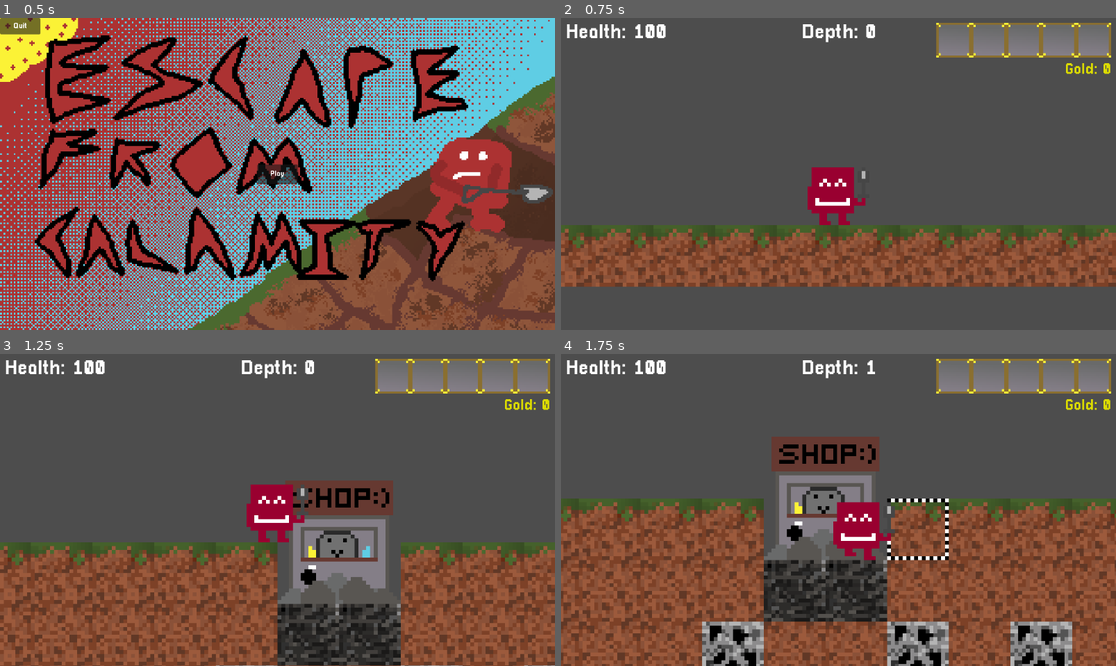
Above: before the commit, frames 1-4 (two rows, left to right).
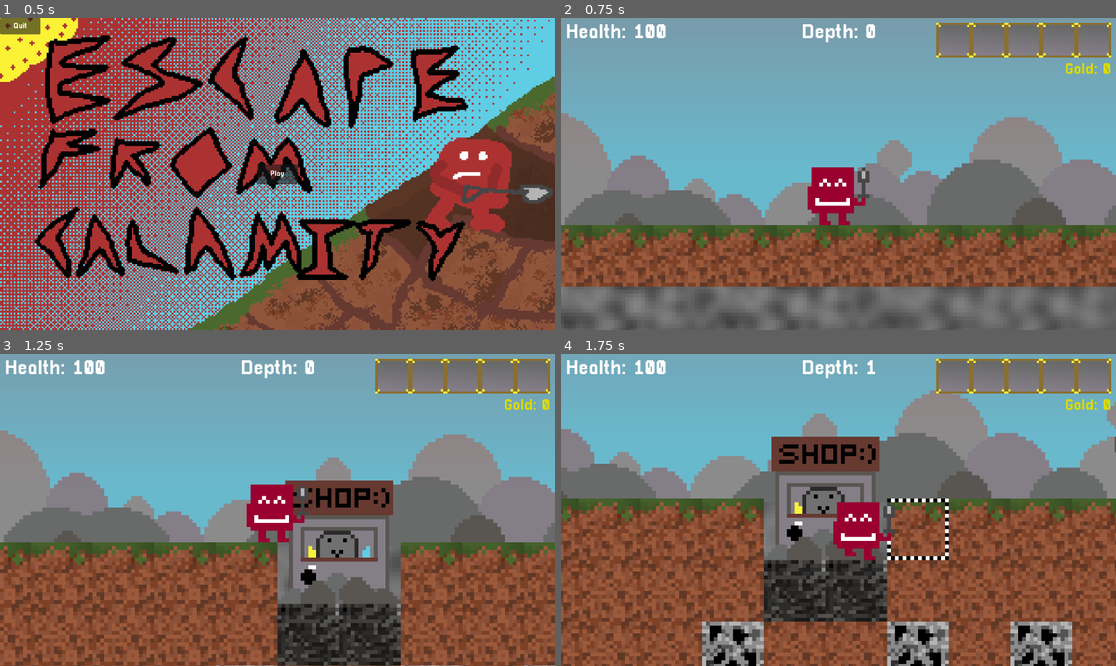
Above: after the commit, the same moments.

Repository: Deeeeelan/Campfire-Game
Game: Godot game, scene res://Scenes/Title Screen.tscn
Two runs of this game, one before a commit and one after it. Both use one fixed random seed, a clock stepped at 60 frames per second and the inputs below.
Inputs (mouse positions are in pixels of both pictures, inside the frame that each line leads up to):
- Up to frame 1 (0.5 s): no input
- Up to frame 2 (0.75 s): click "Play" at 0.5 s
- Up to frame 3 (1.25 s): no input
- Up to frame 4 (1.75 s): move the mouse to (960, 494) at 1.27 s; hold D (Right) from 1.28 s (still down); click (960, 494) at 1.42 s; tap W (Jump) at 1.52 s

Frame 1 is identical in both runs. In frame 2, 67% of the frame differs, in the area x 0-100%, y 0-100%; in frame 3, 51%; in frame 4, 38%.

Commit message:
Add parallax

Diff:
--- a/Scenes/Game.tscn
+++ b/Scenes/Game.tscn
@@ -6,8 +6,13 @@
 [ext_resource type="Texture2D" uid="uid://d2kxhx5ctr26l" path="res://Assets/Images/Player-Sheet.png" id="4_3so38"]
 [ext_resource type="Texture2D" uid="uid://dtkbcnuqsiy02" path="res://Assets/Images/GUI/select.png" id="5_2irst"]
 [ext_resource type="Theme" uid="uid://c00gkqgrrpds5" path="res://Assets/Themes/default_theme.tres" id="5_b2bpf"]
+[ext_resource type="Texture2D" uid="uid://c887j05dwiw8d" path="res://Assets/Images/Backgounds/Sky/Back.png" id="6_3cx6b"]
 [ext_resource type="Script" uid="uid://2d1ncihij5i6" path="res://Scripts/gui_script.gd" id="6_7lihs"]
+[ext_resource type="Texture2D" uid="uid://mrts7fxch64b" path="res://Assets/Images/Backgounds/cave_parallax.png" id="7_4q8tf"]
+[ext_resource type="Texture2D" uid="uid://o2y76qbt2et6" path="res://Assets/Images/Backgounds/Sky/Clouds.png" id="7_acvyw"]
 [ext_resource type="Texture2D" uid="uid://cggx3dy7yr5sn" path="res://Assets/Images/GUI/PauseScreen.png" id="7_fgofq"]
+[ext_resource type="Texture2D" uid="uid://bn8gxtsg4aqcm" path="res://Assets/Images/Backgounds/Sky/Red.png" id="8_alh3a"]
+[ext_resource type="Texture2D" uid="uid://cm06emp5iexf1" path="res://Assets/Images/Backgounds/Sky/Red2.png" id="9_alh3a"]
 [ext_resource type="Texture2D" uid="uid://b8xtadvmp8v5e" path="res://Assets/Images/GUI/itembar.png" id="9_bf53h"]
 [ext_resource type="Texture2D" uid="uid://cng52axq0fyvw" path="res://Assets/Images/GUI/shop_screen.png" id="10_71axn"]
 [ext_resource type="Texture2D" uid="uid://bf6p18t7jtm0o" path="res://Assets/Items/bomb_texture.tres" id="11_dahhg"]
@@ -114,6 +119,55 @@
 
 [node name="Debris" type="Node2D" parent="Node2D" unique_id=2072257017]
 
+[node name="Parallax2D" type="Parallax2D" parent="Node2D" unique_id=1210969761]
+scroll_offset = Vector2(0, -83)
+repeat_size = Vector2(320, 0)
+repeat_times = 15
+
+[node name="Sprite2D" type="Sprite2D" parent="Node2D/Parallax2D" unique_id=226785779]
+z_index = -5
+texture = ExtResource("6_3cx6b")
+
+[node name="Parallax2D5" type="Parallax2D" parent="Node2D" unique_id=105916495]
+z_index = -6
+scroll_scale = Vector2(0.8, 0.8)
+scroll_offset = Vector2(0, -83)
+repeat_size = Vector2(320, 200)
+repeat_times = 15
+
+[node name="Sprite2D" type="Sprite2D" parent="Node2D/Parallax2D5" unique_id=315763127]
+z_index = -5
+texture = ExtResource("7_4q8tf")
+
+[node name="Parallax2D2" type="Parallax2D" parent="Node2D" unique_id=2061795791]
+scroll_scale = Vector2(0.05, 0.92)
+scroll_offset = Vector2(0, -83)
+repeat_size = Vector2(320, 0)
+autoscroll = Vector2(-5, 0)
+repeat_times = 15
+
+[node name="Sprite2D" type="Sprite2D" parent="Node2D/Parallax2D2" unique_id=1158691912]
+z_index = -5
+texture = ExtResource("7_acvyw")
+
+[node name="Parallax2D3" type="Parallax2D" parent="Node2D" unique_id=1818771228]
+scroll_offset = Vector2(0, -83)
+repeat_size = Vector2(320, 0)
+repeat_times = 15
+
+[node name="Sprite2D" type="Sprite2D" parent="Node2D/Parallax2D3" unique_id=408359048]
+z_index = -5
+texture = ExtResource("8_alh3a")
+
+[node name="Parallax2D4" type="Parallax2D" parent="Node2D" unique_id=2132354608]
+scroll_offset = Vector2(0, -283)
+repeat_size = Vector2(320, 0)
+repeat_times = 15
+
+[node name="Sprite2D" type="Sprite2D" parent="Node2D/Parallax2D4" unique_id=1678269567]
+z_index = -5
+texture = ExtResource("9_alh3a")
+
 [node name="CanvasLayer" type="CanvasLayer" parent="." unique_id=996090205]
 
 [node name="Control" type="Control" parent="CanvasLayer" unique_id=1053901244 node_paths=PackedStringArray("player", "tile_map")]
--- a/project.godot
+++ b/project.godot
@@ -14,6 +14,10 @@
 run/main_scene="uid://b3s13ygv5uhbe"
 config/features=PackedStringArray("4.6", "GL Compatibility")
 config/icon="res://Assets/Images/icon.svg"
+
+[audio]
+
+buses/default_bus_layout="uid://c2lktp8u65s3h"
 
 [display]
 
Binary file added: Assets/Images/Backgounds/Sky/Back.png
Not shown, added: Assets/Images/Backgounds/Sky/Back.png.import
Binary file added: Assets/Images/Backgounds/Sky/Clouds.png
Not shown, added: Assets/Images/Backgounds/Sky/Clouds.png.import
Binary file added: Assets/Images/Backgounds/Sky/Red.png
Not shown, added: Assets/Images/Backgounds/Sky/Red.png.import
Binary file added: Assets/Images/Backgounds/Sky/Red2.png
Not shown, added: Assets/Images/Backgounds/Sky/Red2.png.import
Binary file added: Assets/Images/Backgounds/cave_parallax.png
Not shown, added: Assets/Images/Backgounds/cave_parallax.png.import
